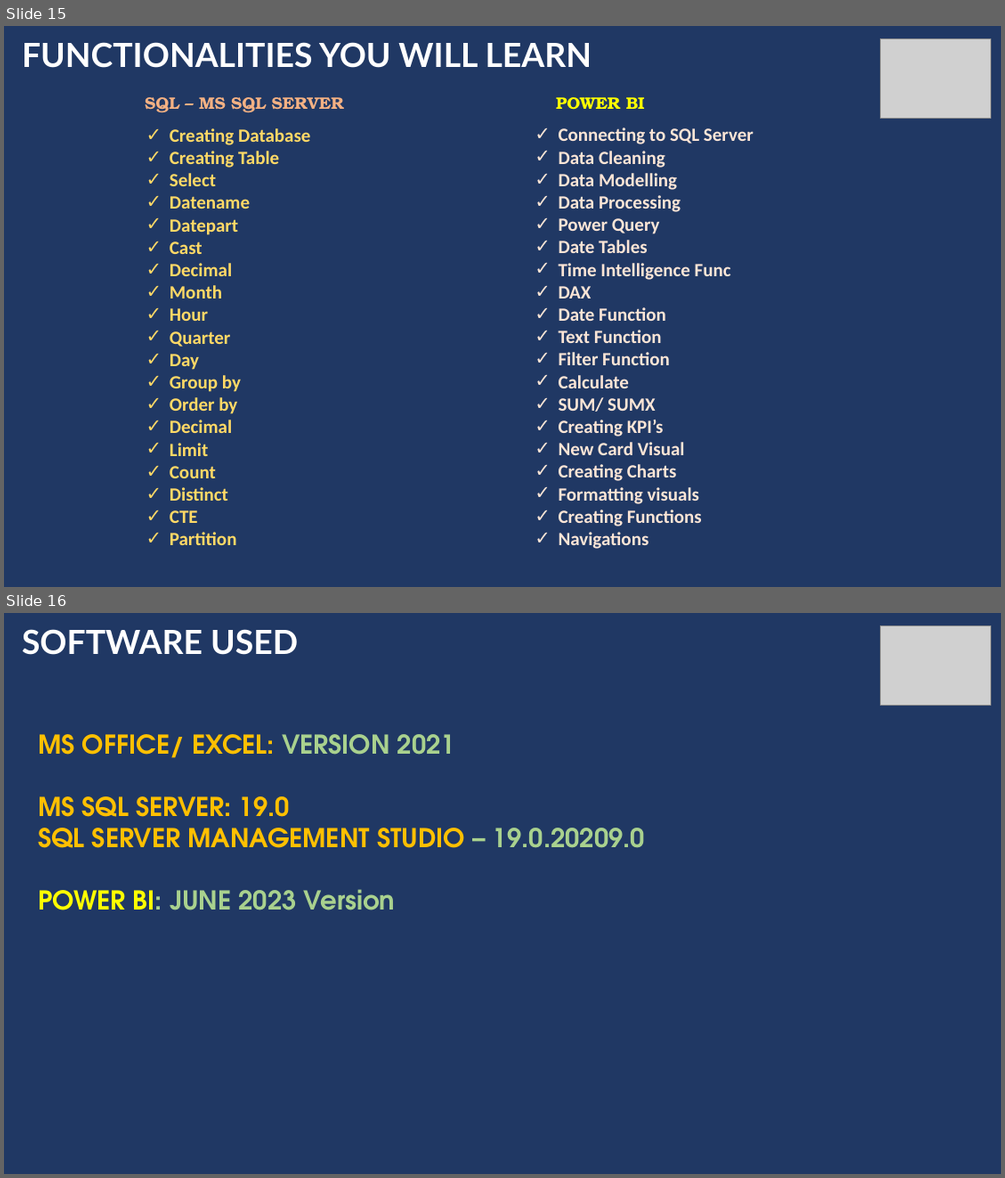
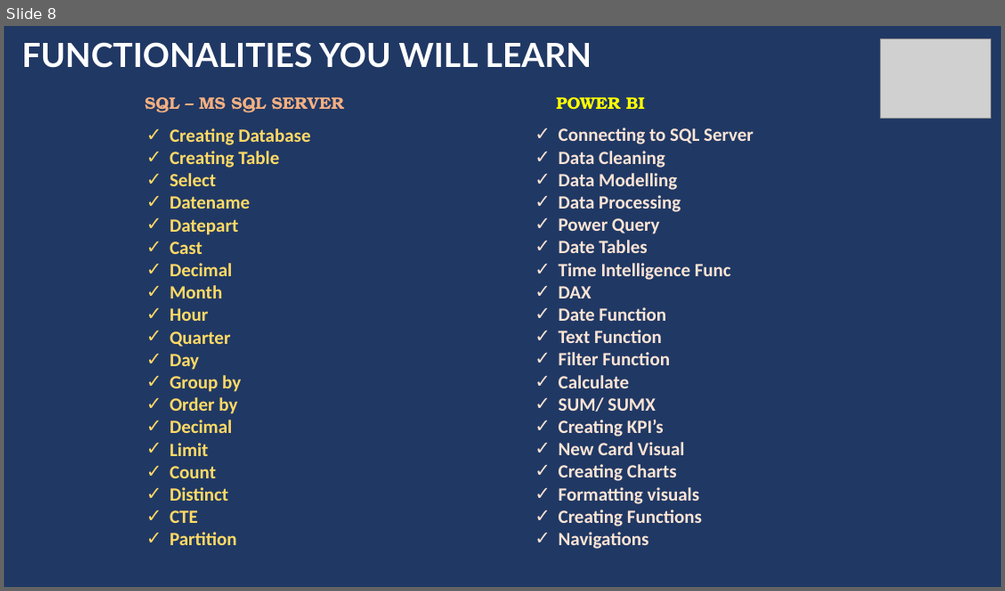
Before and after one commit to shrishtisahu77/Bank-Loan-Analysis, a slide deck: Bank Loan PPT Power BI.pptx. Shown one above the other, each under a label of ours: slides 15 and 16 before the commit, slide 8 after it. The pictures are 1005x1178 and 1005x591 pixels, drawn with LibreOffice and Linux fonts; fonts in the diff are those of the drawing; grey boxes stand for pictures. Boxes give left, top, right and bottom in pixels: in the first picture for what was removed or moved away, otherwise in the second. Text is boxed around its words. In the diff, an @@ line names an element or a change of style, - is before the commit and + after.

```diff
--- a/Bank Loan PPT Power BI.pptx
+++ b/Bank Loan PPT Power BI.pptx
@@ slide 16 removed at (x1=4, y1=613, x2=1001, y2=1174), background #203864 @@
@@ text removed at (x1=22, y1=629, x2=298, y2=655) @@
-SOFTWARE USED
@@ picture removed at (x1=882, y1=625, x2=991, y2=705) @@
@@ text removed at (x1=38, y1=734, x2=645, y2=910) @@
-MS OFFICE/ EXCEL: VERSION 2021
-MS SQL SERVER: 19.0
-SQL SERVER MANAGEMENT STUDIO – 19.0.20209.0
-POWER BI: JUNE 2023 Version
@@ what was slide 15 is now slide 8 @@
```
Also in this commit, not shown: 7 other slides changed, 8 other slides removed.
